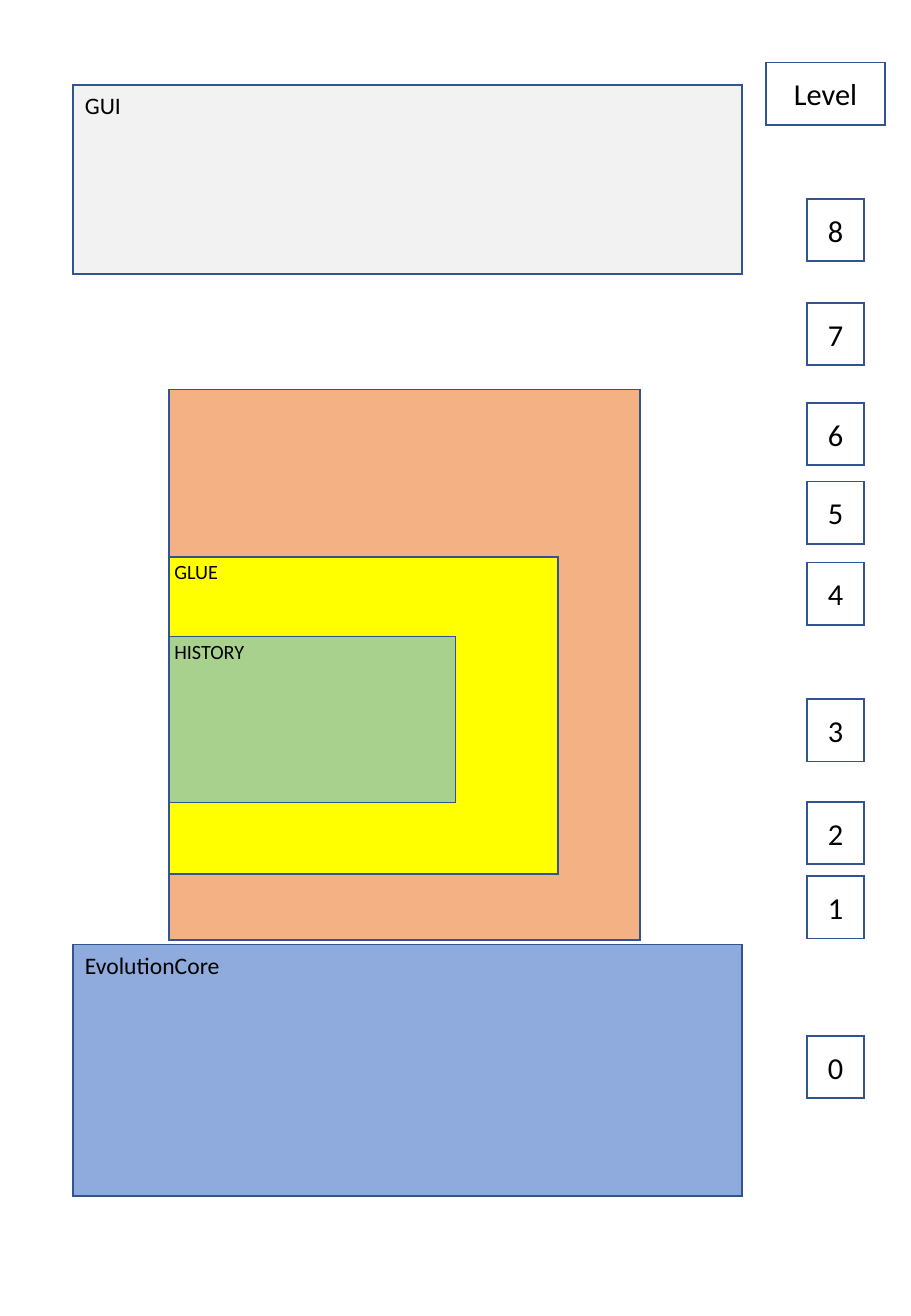
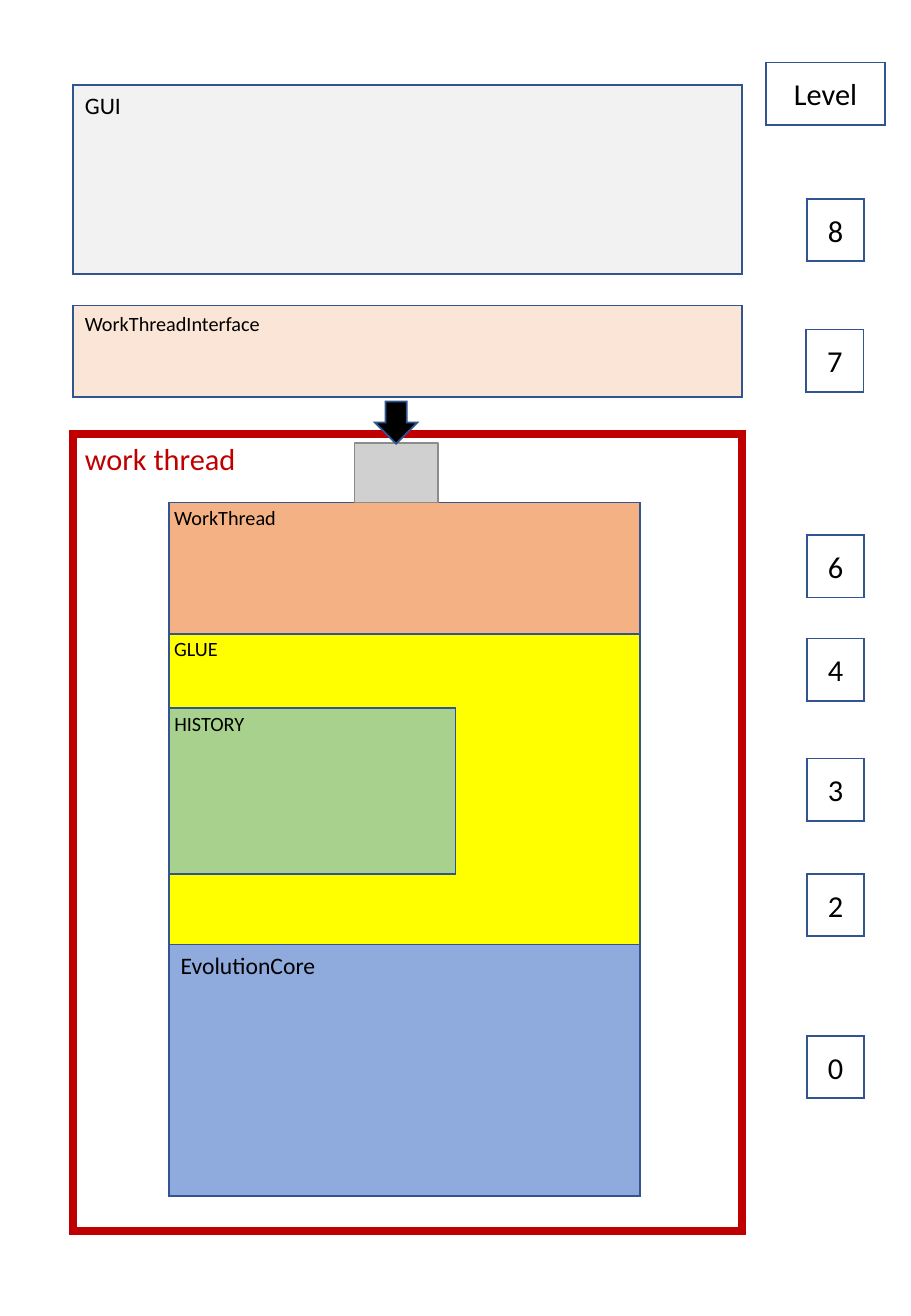
Before and after one commit to pk1954/solutions, a slide deck: slide 1 of Evolution_Architecture.pptx. Drawn at 911x1316 pixels with LibreOffice and Linux fonts; fonts in the diff are those of the drawing; grey boxes stand for pictures. Boxes give left, top, right and bottom in pixels: in the first picture for what was removed or moved away, otherwise in the second. Text is boxed around its words. In the diff, an @@ line names an element or a change of style, - is before the commit and + after.

```diff
--- a/Evolution_Architecture.pptx
+++ b/Evolution_Architecture.pptx
@@ rectangle added at bbox=[73, 306, 742, 397], fill #FBE5D6, outline #325491 1 pt, 12 pt, text #000000 @@
+WorkThreadInterface
@@ rectangle "7": place and size @@
-rectangle "7" at bbox=[807, 302, 864, 364]
+rectangle "7" at bbox=[807, 329, 864, 391]
@@ down arrow added at bbox=[375, 401, 418, 443], fill #000000, outline #325491 1 pt @@
@@ rectangle added at bbox=[73, 435, 742, 1232], outline #C00000 4.5 pt, 18 pt, text #C00000 @@
+work thread
@@ picture added at bbox=[355, 443, 438, 503] @@
@@ rectangle "WorkThread": place and size @@
-rectangle "WorkThread" at bbox=[169, 390, 640, 941]
+rectangle "WorkThread" at bbox=[169, 503, 640, 634]
@@ rectangle removed at bbox=[807, 481, 864, 543] @@
-5
@@ text in rectangle at bbox=[174, 511, 276, 525]: text added @@
+WorkThread
@@ rectangle "6": place and size @@
-rectangle "6" at bbox=[807, 403, 864, 465]
+rectangle "6" at bbox=[807, 536, 864, 598]
@@ rectangle "GLUE": place and size @@
-rectangle "GLUE" at bbox=[169, 556, 558, 873]
+rectangle "GLUE" at bbox=[169, 634, 640, 946]
@@ rectangle "4": place and size @@
-rectangle "4" at bbox=[807, 562, 864, 624]
+rectangle "4" at bbox=[807, 639, 864, 701]
@@ rectangle "HISTORY": place and size @@
-rectangle "HISTORY" at bbox=[169, 636, 456, 803]
+rectangle "HISTORY" at bbox=[169, 708, 456, 875]
@@ rectangle "3": place and size @@
-rectangle "3" at bbox=[807, 700, 864, 762]
+rectangle "3" at bbox=[807, 758, 864, 820]
@@ rectangle "2": place and size @@
-rectangle "2" at bbox=[807, 802, 864, 864]
+rectangle "2" at bbox=[807, 873, 864, 935]
@@ rectangle removed at bbox=[807, 876, 864, 938] @@
-1
@@ rectangle "EvolutionCore": place and size @@
-rectangle "EvolutionCore" at bbox=[73, 945, 742, 1196]
+rectangle "EvolutionCore" at bbox=[169, 945, 640, 1196]
```
Also in this commit, not shown: 15 other files.
